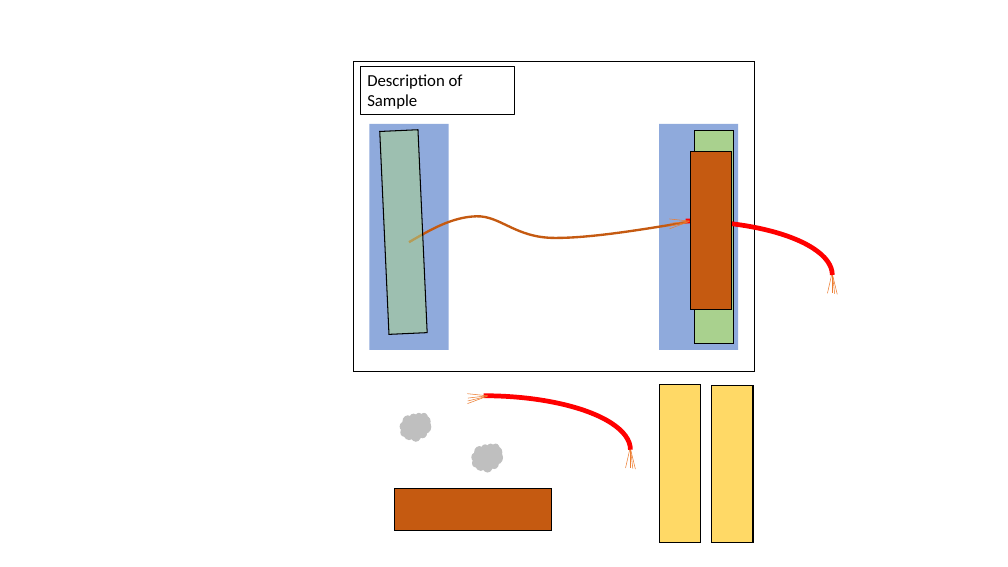
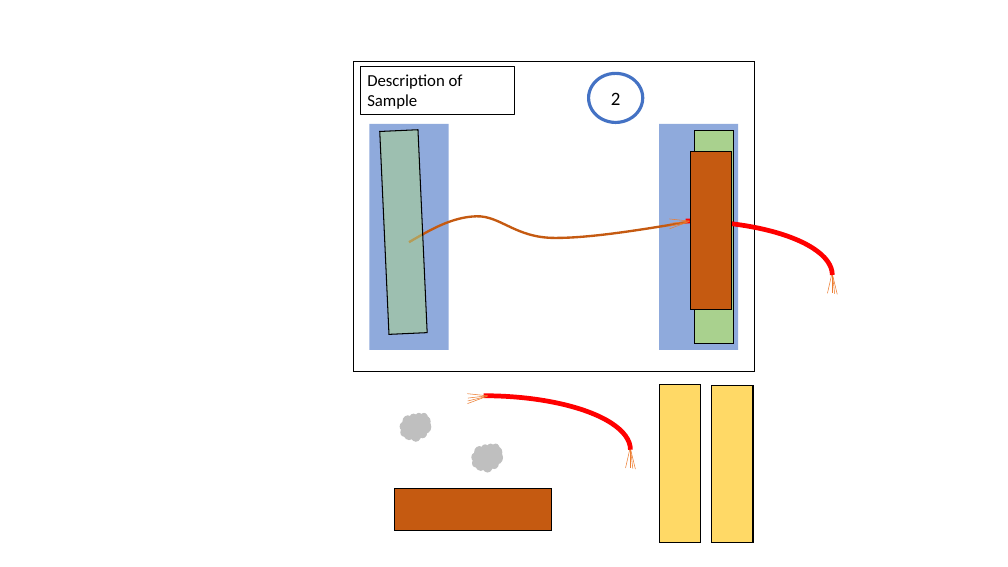
Before and after one commit to JumpHoysteria/Semester-Project, a slide deck: slide 2 of drawing_board/Drawing Board.pptx. Drawn at 1008x567 pixels with LibreOffice and Linux fonts; fonts in the diff are those of the drawing. Boxes give left, top, right and bottom in pixels: in the first picture for what was removed or moved away, otherwise in the second. Text is boxed around its words. In the diff, an @@ line names an element or a change of style, - is before the commit and + after.

```diff
--- a/drawing_board/Drawing Board.pptx
+++ b/drawing_board/Drawing Board.pptx
@@ ellipse added at box(589, 73, 644, 123), outline #4472C4 3 pt, 18 pt, text #000000 @@
+2
```
Also in this commit, not shown: 2 other slides changed, 1 slide added, 1 slide removed, 1 other file.
